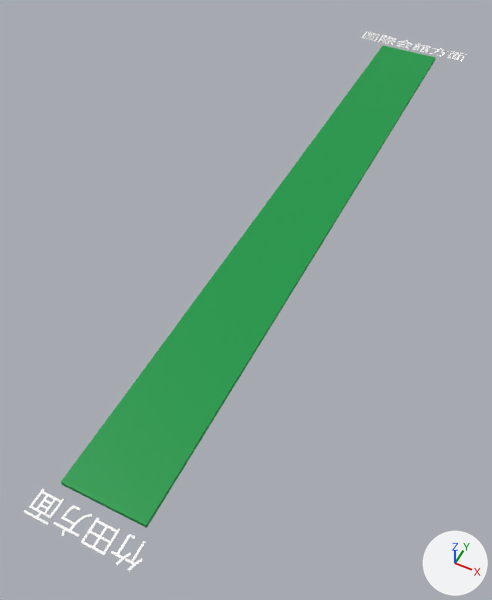
The FBX model Assets/Models/B3F.fbx as it was, and as the next commit left it.
Camera for both pictures: a camera (50 mm lens) standing at (140.3, -80.3, 62.4) and looking at (88.9, 22.5, -66.1). Arrows for +X, +Y and +Z are at lower right; the lights stay in place. The first picture is the older version. Where no turn or scale is listed for an object, it has been applied to the vertices. Vertices at exactly the same position are counted once.

Before the edit, the objects in view are built like this:
```python
me_テキスト_008 = bpy.data.meshes.new('テキスト.008')
me_テキスト_008.from_pydata(...)  # 840 vertices, 1276 faces; spans x -11.6..11.6, y -2.8..2.8, z -0.1..0.1
me_テキスト_008.materials.append(mat_方面テキスト)  # white #ffffff
me_立方体_107 = bpy.data.meshes.new('立方体.107')
me_立方体_107.from_pydata([(-9.0, -88.0, 0.0), (-9.0, -88.0, 1.0), (-9.0, 88.0, -1.0), (-9.0, 88.0, 0.0), (9.0, -88.0, 0.0), (9.0, -88.0, 1.0), (9.0, 88.0, -1.0), (9.0, 88.0, 0.0)], [], [(0, 1, 3, 2), (2, 3, 7, 6), (6, 7, 5, 4), (4, 5, 1, 0), (2, 6, 4, 0), (7, 3, 1, 5)])
me_立方体_107.materials.append(mat_地下鉄線ホーム)  # green #009844
ob_地下鉄ホーム = bpy.data.objects.new('地下鉄ホーム', me_立方体_107)
ob_地下鉄ホーム.location = (94.0, 44.0, -51.0)
ob_竹田方面 = bpy.data.objects.new('竹田方面', me_テキスト_008)
ob_竹田方面.location = (94.0, -49.0, -51.0)
```
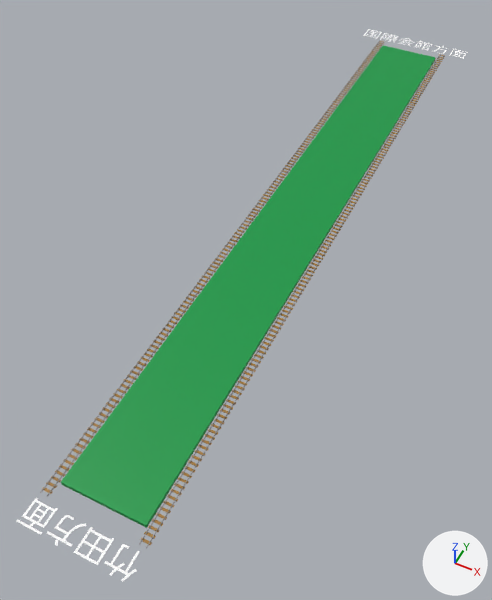
Where the newer file only moved an object's origin or applied its transform, the numbers keep the older frame.

Location of each change, [x1, y1, x2, y2] in pixels of the pictures (492 x 600 px):
'狭軌レール.015', added: after [139, 54, 445, 548]
    faces in mat_枕木 (brown #a57a31): [141, 54, 445, 545]
    faces in mat_レール (grey #8c8989): [139, 55, 445, 548]
'狭軌レール', added: after [40, 41, 385, 497]
    faces in mat_枕木 (brown #a57a31): [42, 41, 385, 494]
    faces in mat_レール (grey #8c8989): [40, 41, 384, 497]
'竹田方面', moved: before [24, 489, 146, 572]; after [16, 498, 139, 582]

What the commit changed:
Material '枕木' (mat_枕木) is new.
Its base color is (0.374, 0.193, 0.0304) (brown #a57a31).
Material 'レール' (mat_レール) is new.
Its base color is (0.264, 0.25, 0.25) (grey #8c8989).
Its metallic is 0.402.
me_テキスト_008 is used by ob_竹田方面; location (94.0, -49.0, -51.0).
me_テキスト_008 had 840 vertices, 1276 faces and spanned x -11.6..11.6, y -2.8..2.8, z -0.1..0.1.
me_テキスト_008 now has 840 vertices, 1276 faces and spans x -11.6..11.6, y -4.6..0.9, z 0.0.
me_テキスト_008 part 1: the whole mesh is moved by (0.0, -1.9, 0.0).
Mesh me_立方体_187 is new.
It has 2344 vertices, 2338 faces and spans x -1.0..1.0, y -92.0..91.0, z 0.0.
Faces by material slot: [1462, 876].
It uses material mat_レール (grey #8c8989).
It uses material mat_枕木 (brown #a57a31).
Object '狭軌レール' (ob_狭軌レール) is new; it shows me_立方体_187.
Its location is (83.6, 44.4, -51.0).
Object '狭軌レール.015' (ob_狭軌レール_015) is new; it shows a copy of me_立方体_187.
Its location is (104.3, 44.4, -51.0).
